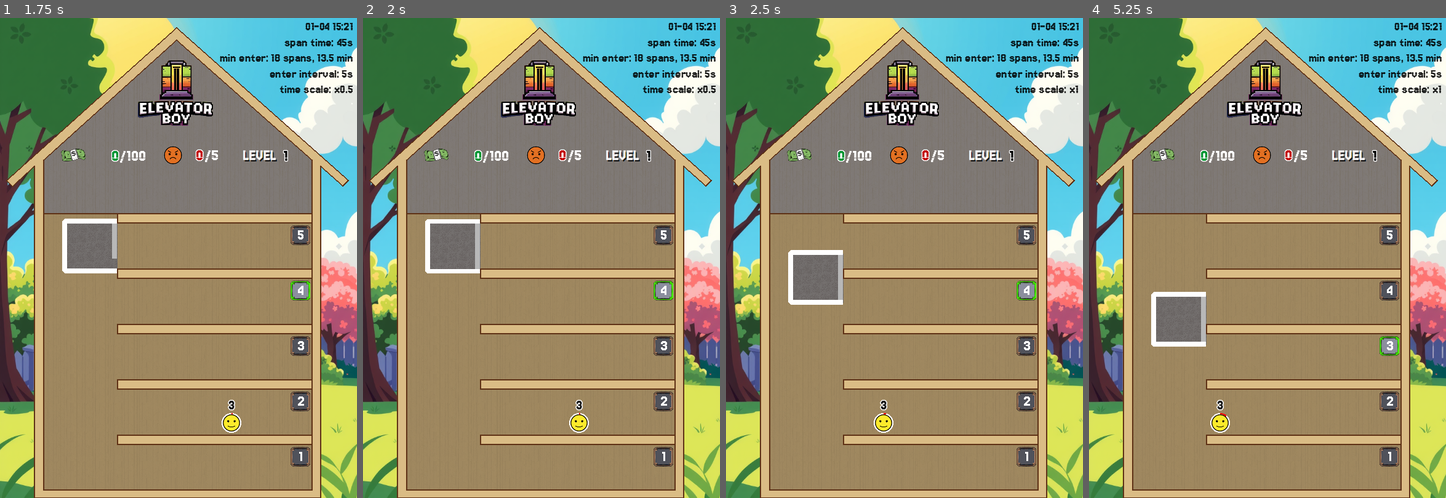
Above: before the commit, frames 1-4 (left to right).
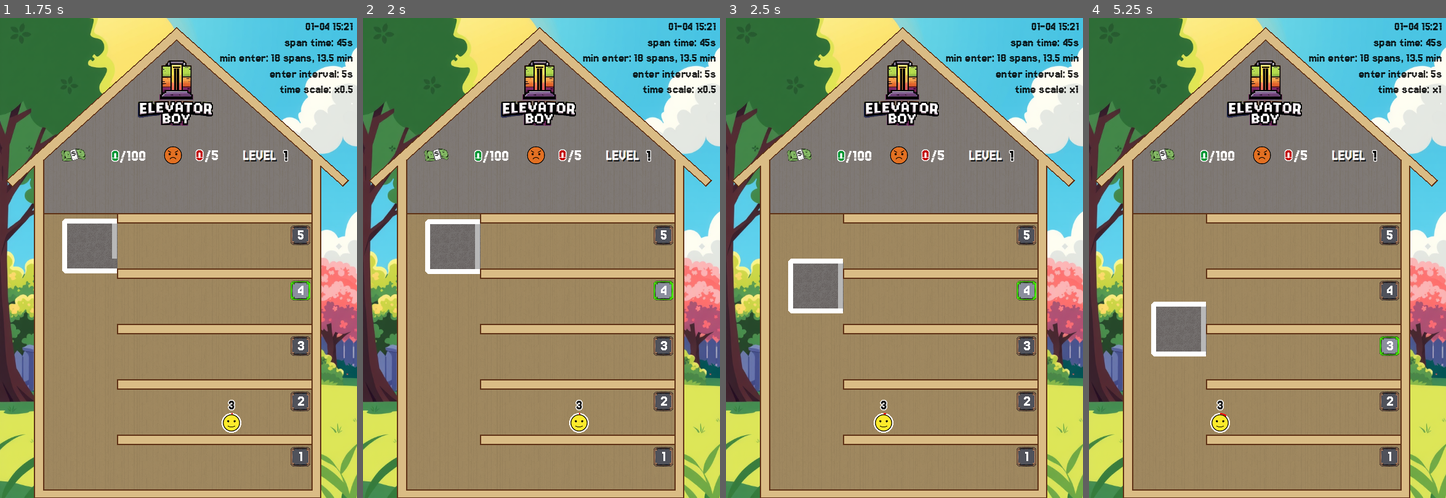
Above: after the commit, the same moments.

Repository: gilad905/elevator-boy
Game: Godot game, scene res://scenes/main.tscn
Two runs of this game, one before a commit and one after it. Both use one fixed random seed, a clock stepped at 60 frames per second and the inputs below.
Inputs:
- Up to frame 1 (1.75 s): tap Enter at 0.5 s; hold Up (elevator_move_up) 0.53-1.28 s; tap Space (door_toggle) at 0.6 s; hold Down (elevator_move_down) from 1.28 s (still down); tap A (time_scale_decrease) at 1.35 s
- Up to frame 2 (2 s): keep holding Down (elevator_move_down)
- Up to frame 3 (2.5 s): release Down (elevator_move_down) at 2.03 s; hold Up (elevator_move_up) from 2.03 s (still down); hold Q (time_scale_increase) from 2.03 s (still down)
- Up to frame 4 (5.25 s): release Q (time_scale_increase) at 2.78 s; tap Space (door_toggle) at 2.85, 5.1 s; release Up (elevator_move_up) at 3.53 s; hold A (time_scale_decrease) 3.53-4.28 s; hold Down (elevator_move_down) from 3.53 s (still down); tap Q (time_scale_increase) at 4.35 s

Frame 1 is identical in both runs. In frame 2, less than 0.1% of the frame differs, in the area x 17-33%, y 41-54%; in frame 3, 0.8%; in frame 4, 0.9%, in the area x 17-33%, y 57-71%.

Commit message:
tween mover works but not a single tween

Diff:
--- /dev/null
+++ b/resources/elevator_mover_tweens.gd
@@ -0,0 +1,28 @@
+extends Resource
+
+var tweens = {
+	start = {
+		abs_from = 0,
+		abs_to = 1,
+		trans = Tween.TRANS_SINE,
+		ease = Tween.EASE_IN,
+	},
+	move = {
+		abs_from = 1,
+		abs_to = 1,
+		trans = Tween.TRANS_LINEAR,
+		ease = Tween.EASE_IN_OUT, # irrelevant
+	},
+	stop = {
+		abs_from = 1,
+		abs_to = 0,
+		trans = Tween.TRANS_SINE,
+		ease = Tween.EASE_OUT,
+	},
+	start_stop = {
+		abs_from = 0,
+		abs_to = 0,
+		trans = Tween.TRANS_SINE,
+		ease = Tween.EASE_IN_OUT,
+	},
+}
--- /dev/null
+++ b/resources/elevator_mover_tweens.tres
@@ -0,0 +1,6 @@
+[gd_resource type="Resource" load_steps=2 format=3 uid="uid://m1jjgan61bwy"]
+
+[ext_resource type="Script" path="res://resources/elevator_mover_tweens.gd" id="1_sxdvj"]
+
+[resource]
+script = ExtResource("1_sxdvj")
--- a/scripts/elevator_mover.gd
+++ b/scripts/elevator_mover.gd
@@ -1,61 +1,72 @@
 extends Node
 
-const NOT_MOVING: int = -1
-var max_speed: int = Global.elevator_max_speed
-var offset_to_floor: int
-var halt_distance: int
-var current_y: float:
-	get:
-		return get_parent().position.y
-	set(value):
-		get_parent().position.y = value
+var tween_types = preload("res://resources/elevator_mover_tweens.tres").tweens
+var half_floor_height: int
+var half_floor_sec: float = Global.half_floor_sec
+var current_floor: float
+var current_direction: int
+var current_tween_type: Dictionary
+var current_tween: Tween
+var target_floor: int
 
-var target_floor_num: int = NOT_MOVING
-var target_y: float = NOT_MOVING
-var acceleration: int = 0
-var speed: float = 0.0
-
-signal reached_floor
+signal done
 
 func _ready() -> void:
-	var floor_1 = Nodes.floors.get_floor(1)
-	var floor_2 = Nodes.floors.get_floor(2)
-	var one_floor_height = (floor_1.position.y - floor_2.position.y)
-	halt_distance = one_floor_height * .76
-	var current_floor_num = Global.floor_count
-	var current_floor = Nodes.floors.get_floor(current_floor_num)
-	offset_to_floor = current_y - current_floor.position.y
-
-func _physics_process(delta: float) -> void:
-	if acceleration != 0:
-		var distance = abs(target_y - current_y)
-		if distance <= 1:
-			acceleration = 0
-			speed = 0
-			current_y = target_y
-			target_floor_num = NOT_MOVING
-			target_y = NOT_MOVING
-			reached_floor.emit()
-			return
-		if distance <= halt_distance:
-			if abs(speed) == max_speed:
-				acceleration *= -1
-				print("acceleration: ", acceleration)
-		var already_at_max = abs(speed) == max_speed
-		speed += acceleration
-		speed = clamp(speed, -max_speed, max_speed)
-		print("%s %s" % [distance, speed])
-		if abs(speed) == max_speed and not already_at_max:
-			print("max speed")
-		var position_delta = speed * delta
-		current_y += position_delta
+	half_floor_height = Nodes.floors.floor_height / 2
+	current_floor = Global.floor_count
+	current_direction = 0
+	current_tween_type = tween_types.stop # just to have "to" on 0
 
 func move_to(floor_num: int) -> void:
-	if floor_num != target_floor_num:
-		target_floor_num = floor_num
-		var _floor = Nodes.floors.get_floor(floor_num)
-		target_y = _floor.position.y + offset_to_floor
-		acceleration = 1 if target_y > current_y else -1
-		acceleration *= Global.elevator_acceleration
-		print("current_y %s, target_y %s, acceleration %s" % [current_y, target_y, acceleration])
-	await reached_floor
+	target_floor = floor_num
+	if not current_tween or not current_tween.is_running():
+		process_half_floor()
+	await done
+
+func process_half_floor():
+	var distance = current_floor - target_floor
+	var from = current_direction
+
+	if distance == 0 and from == 0:
+		done.emit()
+	else:
+		var to = get_to(from, distance)
+		var tween_name = get_tween_name(from, to)
+		var tween_direction = to if to != 0 else from
+		if tween_direction == 0:
+			tween_direction = distance / abs(distance)
+		# var args = [current_floor, from, to, tween_direction, tween_name]
+		# print("floor %s from %s to %s direction %s: %s" % args)
+		current_tween_type = tween_types[tween_name]
+		current_tween = create_tween_of_type(current_tween_type, tween_direction)
+		current_tween.finished.connect(process_half_floor)
+		current_direction = to
+		# direction is y-based, floors are the opposite
+		current_floor += tween_direction * -0.5
+
+func get_to(from, distance) -> int:
+	var to = 0
+	var abs_distance = abs(distance)
+	if abs_distance > .5:
+		var target_direction = distance / abs_distance
+		var need_to_reverse = (from * target_direction) == -1
+		if not need_to_reverse:
+			to = target_direction
+	return to
+
+func get_tween_name(from, to) -> String:
+	var abs_from = abs(from)
+	var abs_to = abs(to)
+	for _name in tween_types:
+		var type = tween_types[_name]
+		if type.abs_from == abs_from and type.abs_to == abs_to:
+			return _name
+	return ""
+
+func create_tween_of_type(type, direction) -> Tween:
+	var tween = create_tween()
+	tween.set_trans(type.trans)
+	tween.set_ease(type.ease)
+	var distance = half_floor_height * direction
+	tween.tween_property(get_parent(), "position:y", distance, half_floor_sec).as_relative()
+	return tween
--- a/scripts/floors.gd
+++ b/scripts/floors.gd
@@ -1,4 +1,11 @@
 extends Node2D
+
+var _floor_height: int = -1
+var floor_height:
+	get:
+		if _floor_height == -1:
+			_floor_height = get_floor(1).position.y - get_floor(2).position.y
+		return _floor_height
 
 func get_floor(floor_num: int) -> Node:
 	return get_node("Floor_" + str(floor_num))
--- a/scripts/globals/global.gd
+++ b/scripts/globals/global.gd
@@ -9,8 +9,7 @@
 @export var angry_money_loss: int = 10
 @export var money_by_happy_count: Array[int] = [0, 1, 5, 10, 20]
 
-@export var elevator_acceleration: int = 5
-@export var elevator_max_speed: int = 200
+@export var half_floor_sec: float = 0.4
 @export var door_speed: int = 3
 
 @export var win_on_amount: int = 100
Not shown, changed: .gitignore
